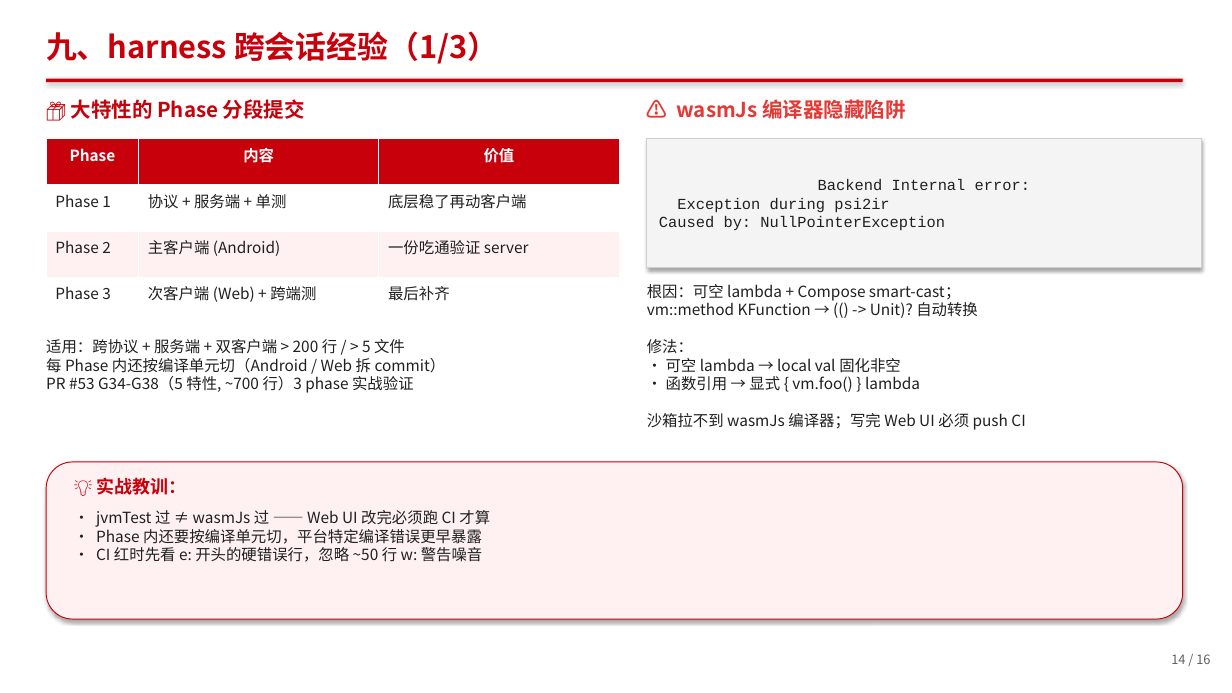
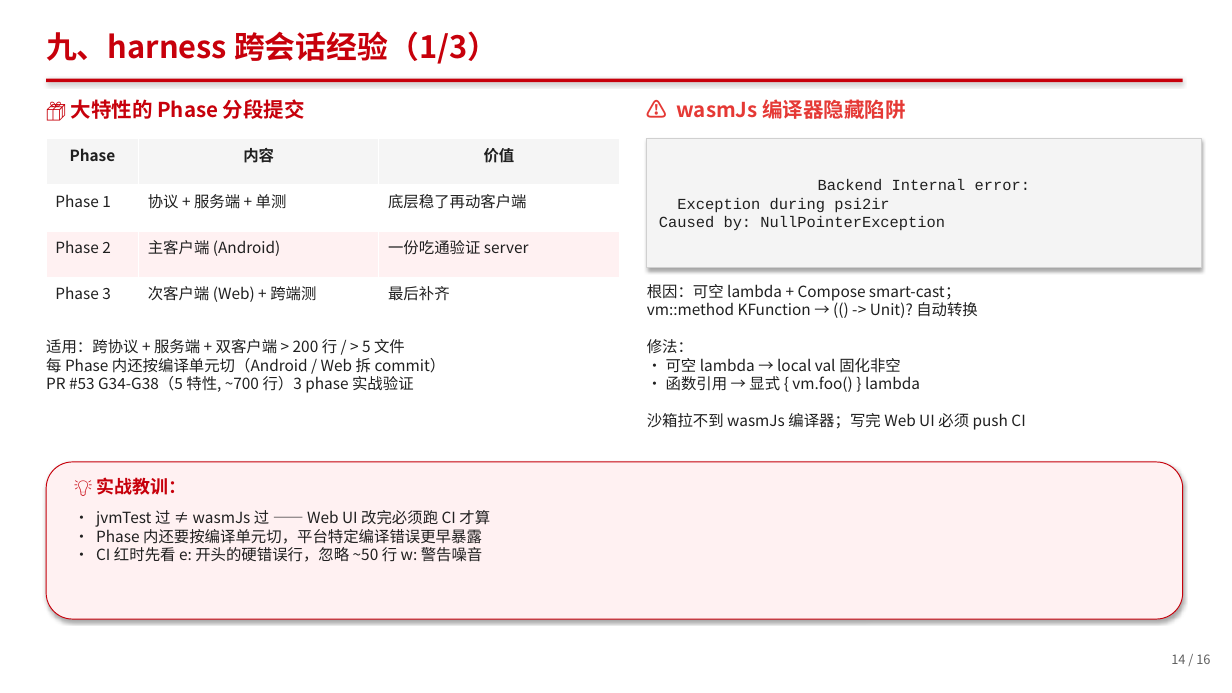
Before and after one commit to berming/AndroidAPP, a slide deck: slide 14 of docs/dev_summary.pptx. Drawn at 1232x693 pixels with LibreOffice and Linux fonts; fonts in the diff are those of the drawing. Boxes give left, top, right and bottom in pixels: in the first picture for what was removed or moved away, otherwise in the second. Text is boxed around its words. In the diff, an @@ line names an element or a change of style, - is before the commit and + after.

```diff
--- a/docs/dev_summary.pptx
+++ b/docs/dev_summary.pptx
@@ table at <box>46,139,619,323</box> @@
@@ fill #C7000B to #F5F5F5 in row 1 @@
@@ text colour #FFFFFF to #202020 in "Phase", "内容", "价值" @@
```
Also in this commit, not shown: 12 other slides changed, 3 other files.
